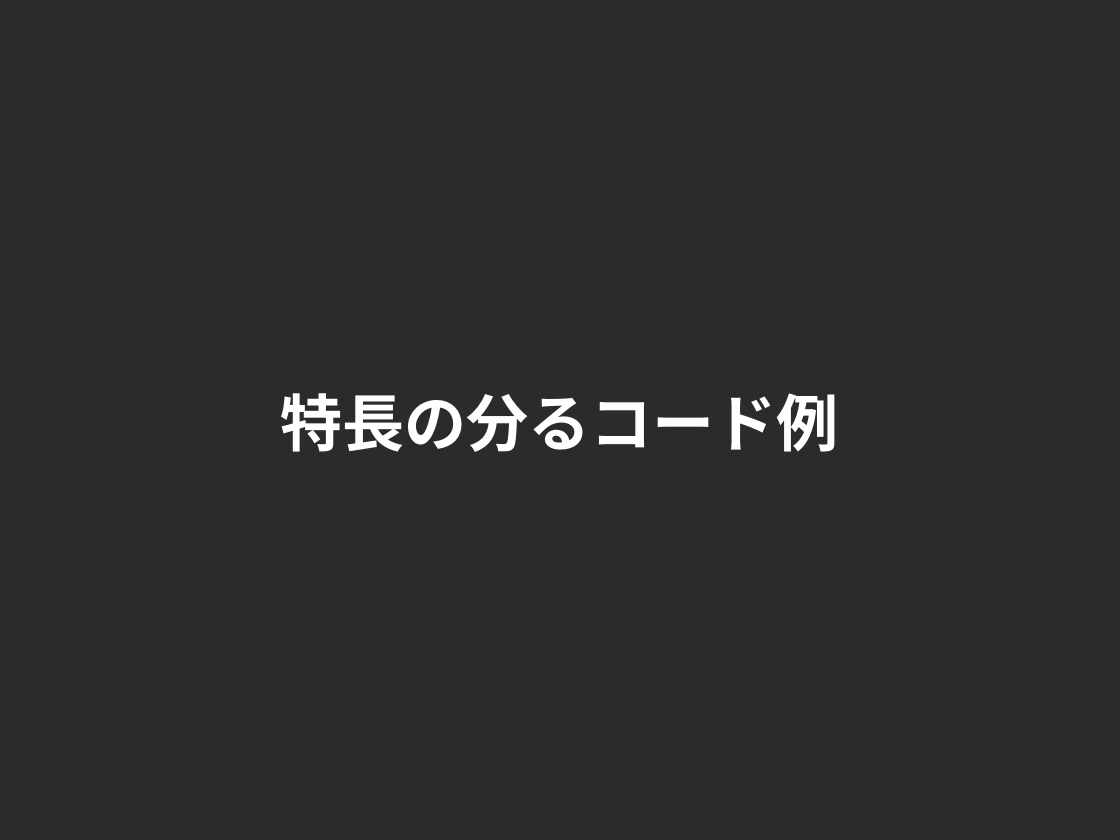
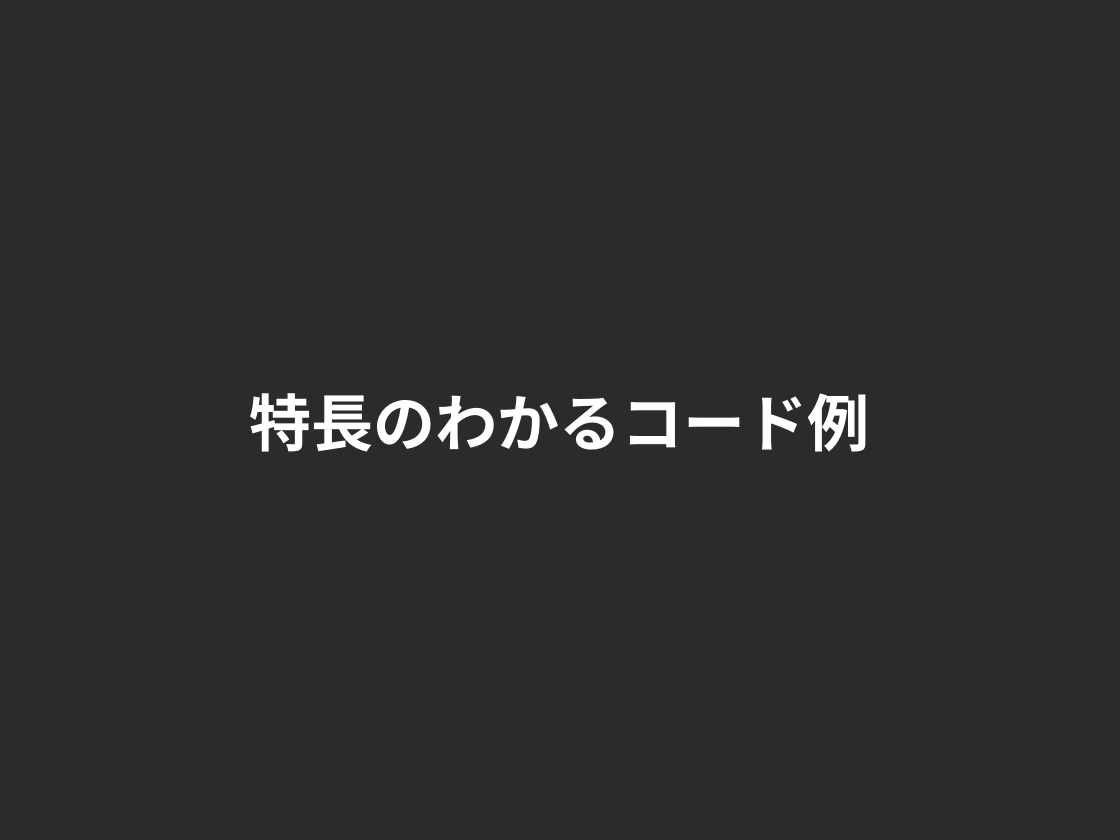
Before and after one commit to cutsea110/cross-slide, a slide deck: slide 32 of CROSS-Yesod.odp. Drawn at 1120x840 pixels with LibreOffice and Linux fonts; fonts in the diff are those of the drawing; background and template pictures are left out; a plain dark background stands for a picture behind light text. Boxes give left, top, right and bottom in pixels: in the first picture for what was removed or moved away, otherwise in the second. Text is boxed around its words. In the diff, an @@ line names an element or a change of style, - is before the commit and + after.

```diff
--- a/CROSS-Yesod.odp
+++ b/CROSS-Yesod.odp
@@ title at [249, 393, 870, 452]: text changed @@
-特長の分るコード例
+特長のわかるコード例
```
Also in this commit, not shown: 1 other slide changed, 1 other file.
